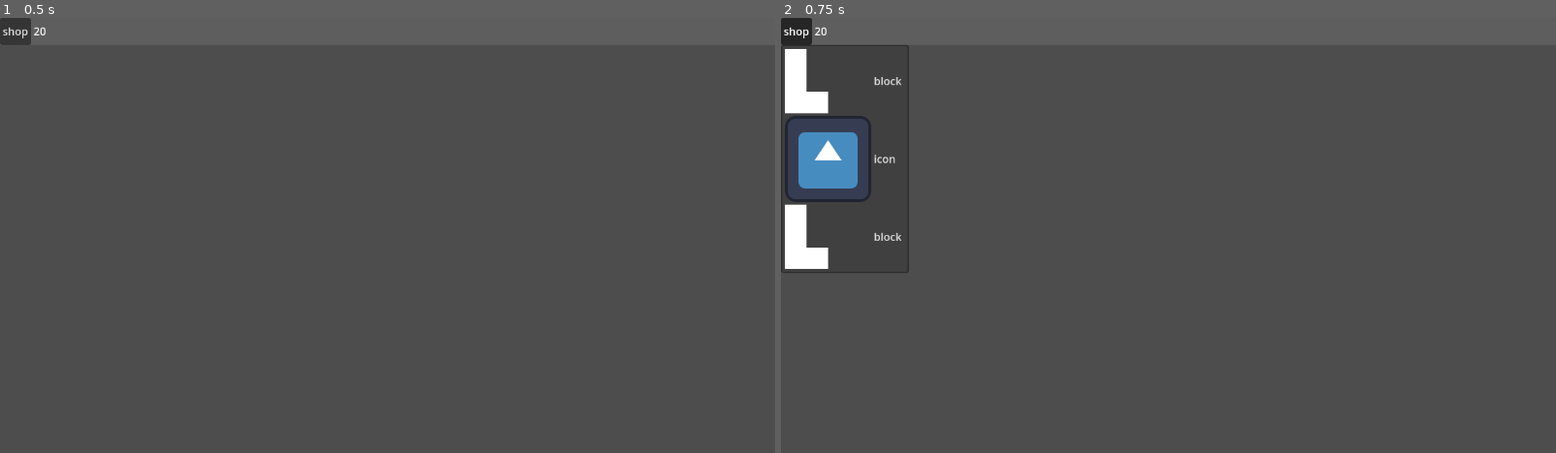
Above: before the commit, frames 1-2 (left to right).
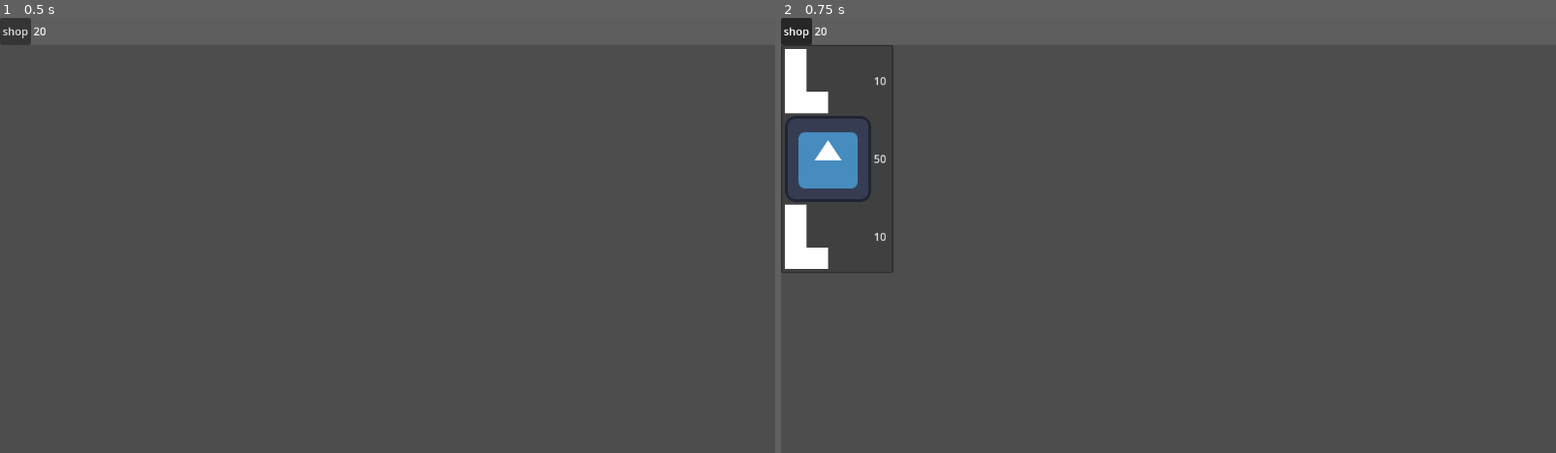
Above: after the commit, the same moments.

Repository: ender-titan1/GWJ-73
Game: Godot game, scene res://scenes/game_shop.tscn
The game is run twice, just before and just after one commit, with the same random seed, the same clock (stepped at 60 frames per second) and the same inputs. This scene is started directly instead of the project's main scene. The engine's default icon, where the game draws it, is replaced by a stand-in: a white triangle on a blue panel in a dark square.
Inputs:
- Up to frame 1 (0.5 s): no input
- Up to frame 2 (0.75 s): click "shop" at 0.5 s

Frame 1 is identical in both runs. In frame 2, 0.2% of the frame differs, in the area x 12-17%, y 6-59%.

Commit message:
made shop use money, and display money

Diff:
--- a/scenes/game_shop.tscn
+++ b/scenes/game_shop.tscn
@@ -1,6 +1,5 @@
-[gd_scene load_steps=3 format=3 uid="uid://de7xoedyb5jdo"]
+[gd_scene load_steps=2 format=3 uid="uid://de7xoedyb5jdo"]
 
-[ext_resource type="Script" path="res://src/game_shop_code.gd" id="1_ikx4w"]
 [ext_resource type="Script" path="res://src/shopButton.gd" id="1_mvo0u"]
 
 [node name="GameShop" type="Control"]
@@ -10,8 +9,6 @@
 anchor_bottom = 1.0
 grow_horizontal = 2
 grow_vertical = 2
-script = ExtResource("1_ikx4w")
-Money = 20
 
 [node name="VBoxContainer" type="VBoxContainer" parent="."]
 layout_mode = 1
@@ -39,6 +36,7 @@
 text = "shop"
 flat = false
 script = ExtResource("1_mvo0u")
+Money = 20
 
 [node name="money" type="Label" parent="VBoxContainer/ColorRect/HBoxContainer"]
 layout_mode = 2
--- a/src/shopButton.gd
+++ b/src/shopButton.gd
@@ -1,4 +1,7 @@
 extends MenuButton
+
+@export var Money: int = 0
+@onready var money_lablel: Label = $"../money"
 
 var type_1 = preload("res://imports/sentury 2.0.png")
 var type_2 = preload("res://icon.svg")
@@ -10,15 +13,19 @@
 var rng = RandomNumberGenerator.new()
 
 
+func money_display(_money: int):
+	money_lablel.set_text(str(_money))
+
 func _ready():
+	money_display(Money)
 	for i in range(0,3):
 		type = rng.randi_range(1,3)
 		if type == 1:
-			shop_menu.add_icon_item(type_1,"sentury")
+			shop_menu.add_icon_item(type_1,"30")
 		elif type == 2:
-			shop_menu.add_icon_item(type_2,"icon")
+			shop_menu.add_icon_item(type_2,"50")
 		elif type == 3:
-			shop_menu.add_icon_item(type_3,"block")
+			shop_menu.add_icon_item(type_3,"10")
 
 	shop_menu.connect("index_pressed",
 	Callable(self, "_clicked_shop_item"))
@@ -27,7 +34,22 @@
 	match index:
 		0:
 			print(shop_menu.get_item_text(index))
+			var _c = int(shop_menu.get_item_text(index))
+			if Money >= _c:
+				Money -= _c
+				money_display(Money)
+				shop_menu.remove_item(index)
 		1:
 			print(shop_menu.get_item_text(index))
+			var _c = int(shop_menu.get_item_text(index))
+			if Money >= _c:
+				Money -= _c
+				money_display(Money)
+				shop_menu.remove_item(index)
 		2:
 			print(shop_menu.get_item_text(index))
+			var _c = int(shop_menu.get_item_text(index))
+			if Money >= _c:
+				Money -= _c
+				money_display(Money)
+				shop_menu.remove_item(index)
